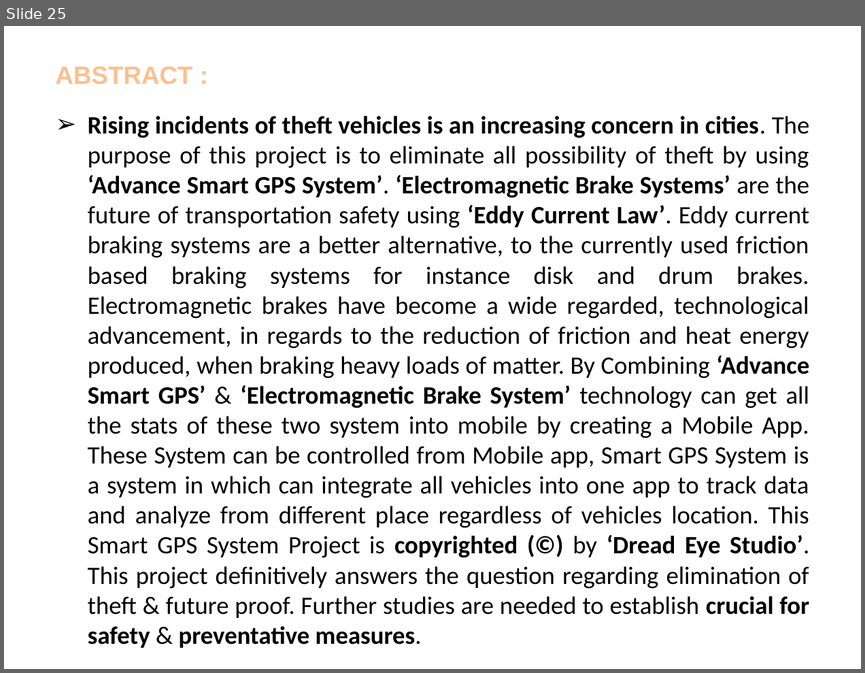
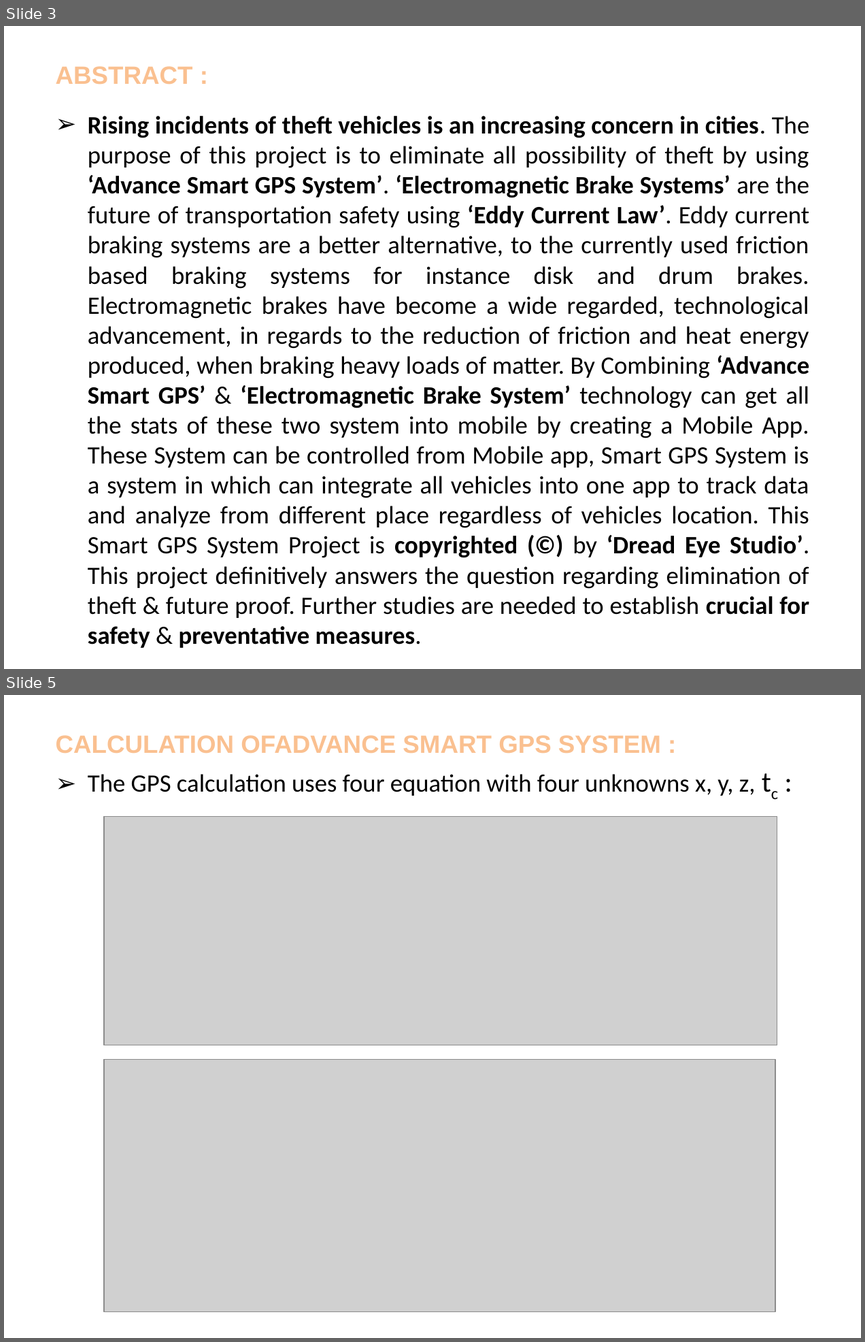
Before and after one commit to NihaalKnight87/Advance-Smart-GPS-Electromagnetic-Brake-System, a slide deck: PROJECT-2/NIHAAL/PPT/AS-GPS & EMBS_PPT.pptx. Shown one above the other, each under a label of ours: slide 25 before the commit, slides 3 and 5 after it; the slides between them are not shown. The pictures are 865x673 and 865x1342 pixels, drawn with LibreOffice and Linux fonts; fonts in the diff are those of the drawing; grey boxes stand for pictures; background and template pictures are left out. Boxes give left, top, right and bottom in pixels: in the first picture for what was removed or moved away, otherwise in the second. Text is boxed around its words. In the diff, an @@ line names an element or a change of style, - is before the commit and + after.

```diff
--- a/PROJECT-2/NIHAAL/PPT/AS-GPS & EMBS_PPT.pptx
+++ b/PROJECT-2/NIHAAL/PPT/AS-GPS & EMBS_PPT.pptx
@@ slide 5 added at box(4, 695, 861, 1338), background picture (left out) @@
@@ title added at box(56, 735, 661, 753), 21 pt, text #FAC090, bold @@
+CALCULATION OFADVANCE SMART GPS SYSTEM :
@@ text added at box(88, 774, 755, 796), 21 pt, text #000000 @@
+➢ The GPS calculation uses four equation with four unknowns x, y, z, tc :
@@ picture added at box(104, 817, 778, 1045) @@
@@ picture added at box(104, 1059, 775, 1312) @@
@@ what was slide 25 is now slide 3 @@
```
Also in this commit, not shown: 1 slide changed, 1 other slide added, 10 other files.
